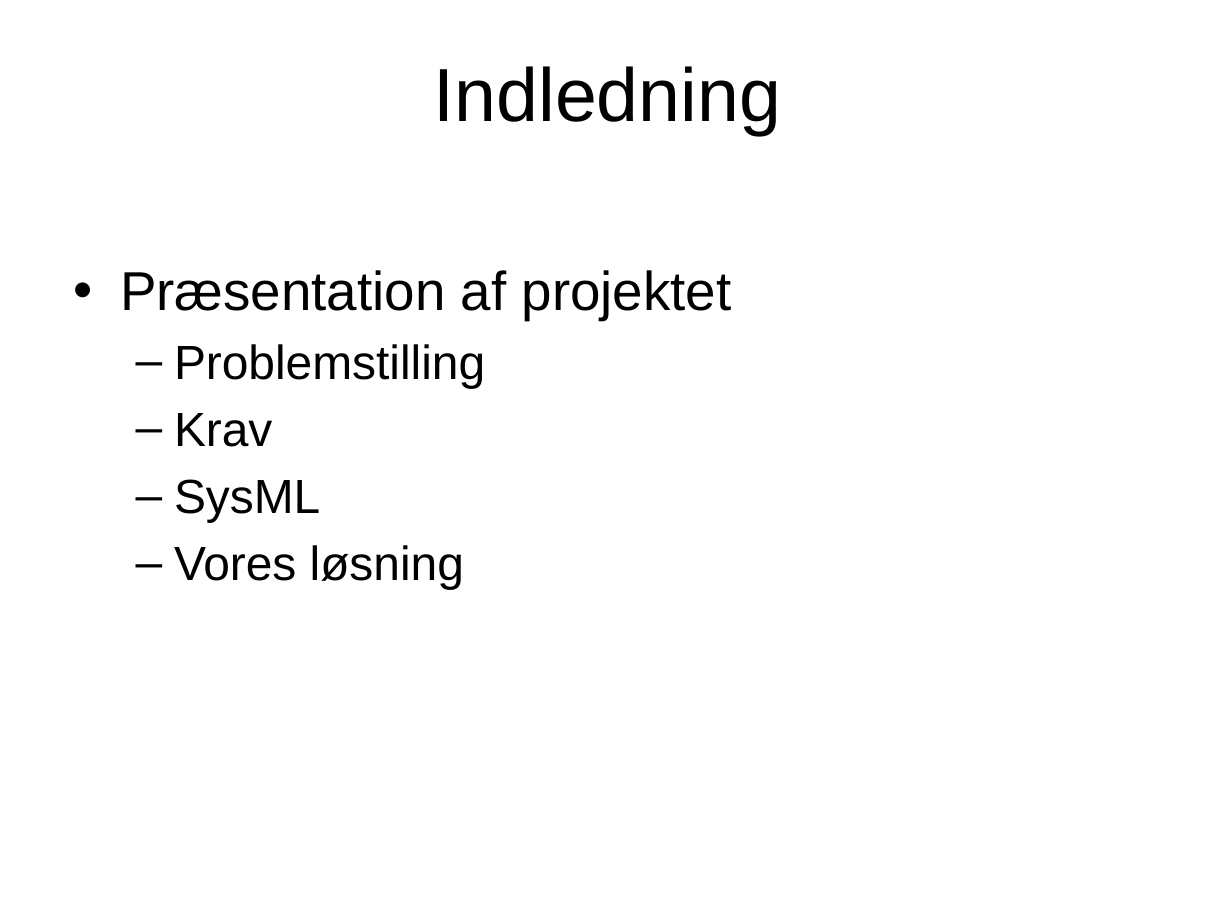
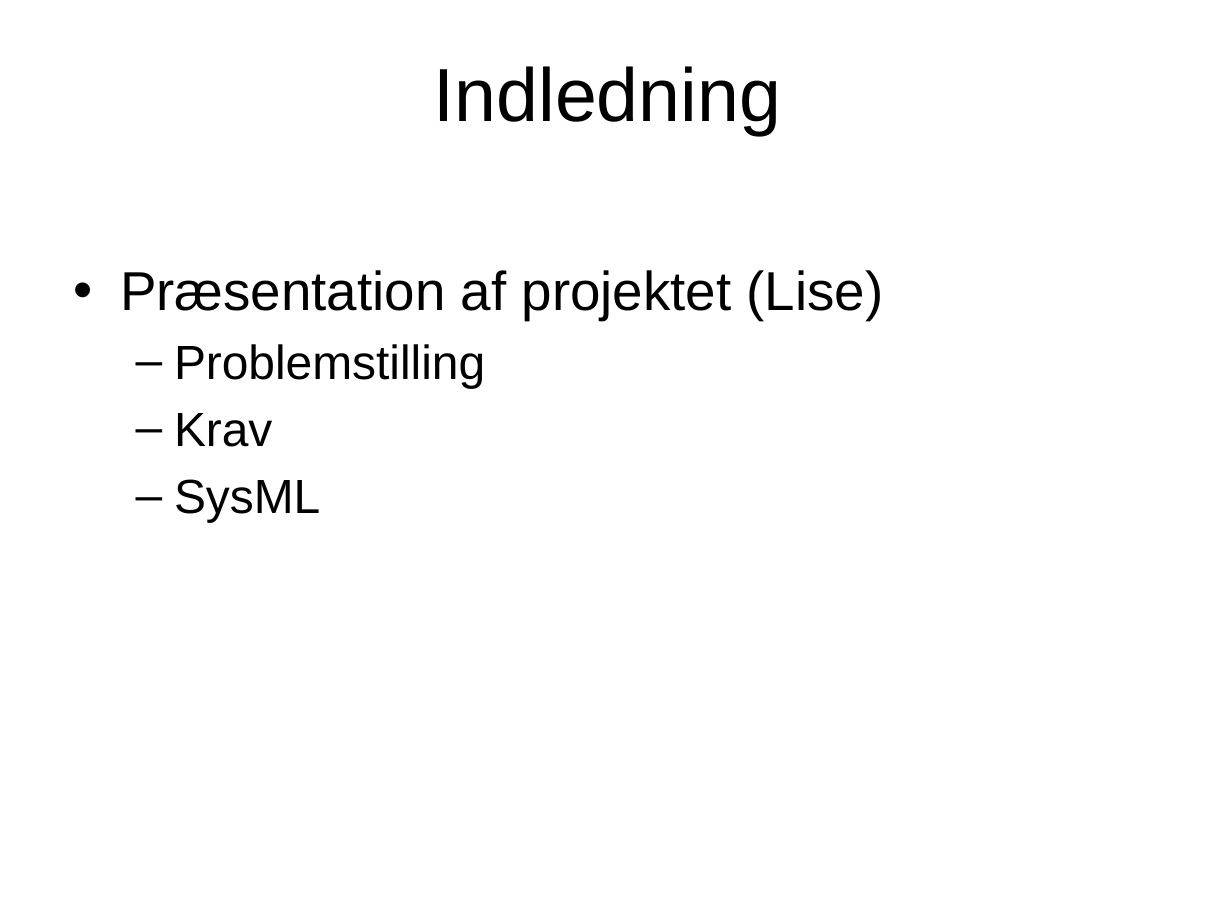
Before and after one commit to banasik/Semesterprojekt2, a slide deck: slide 2 of Fremlæggelse/2441.pptx. Drawn at 1232x924 pixels with LibreOffice and Linux fonts; fonts in the diff are those of the drawing; background and template pictures are left out. Boxes give left, top, right and bottom in pixels: in the first picture for what was removed or moved away, otherwise in the second. Text is boxed around its words. In the diff, an @@ line names an element or a change of style, - is before the commit and + after.

```diff
--- a/Fremlæggelse/2441.pptx
+++ b/Fremlæggelse/2441.pptx
@@ text at (120,270,884,320): text changed @@
-• Præsentation af projektet
+• Præsentation af projektet (Lise)
@@ text at (174,545,464,589): paragraph removed @@
-  – Vores løsning
```
Also in this commit, not shown: 4 other slides changed, 2 slides added, 1 slide removed.
